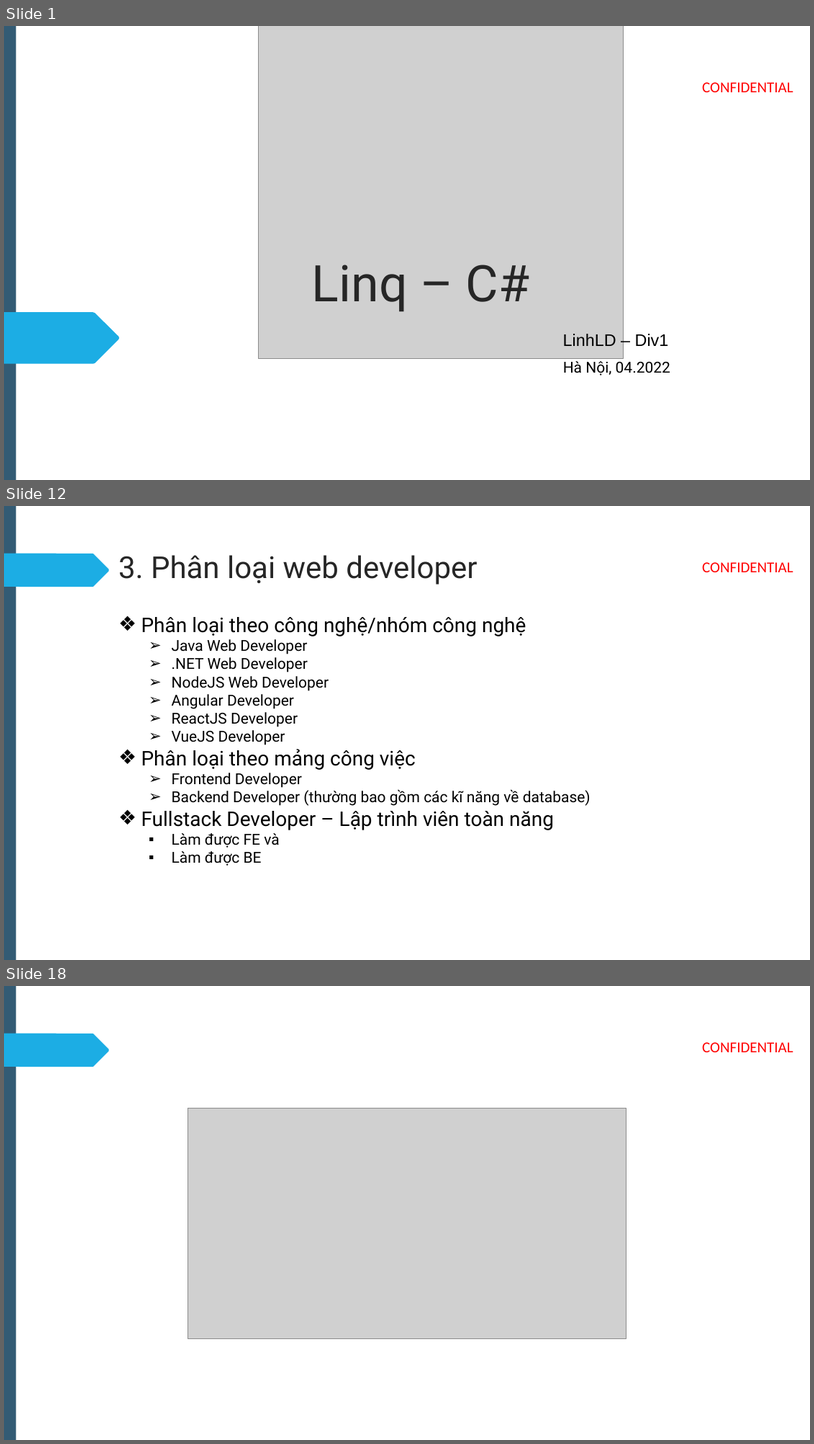
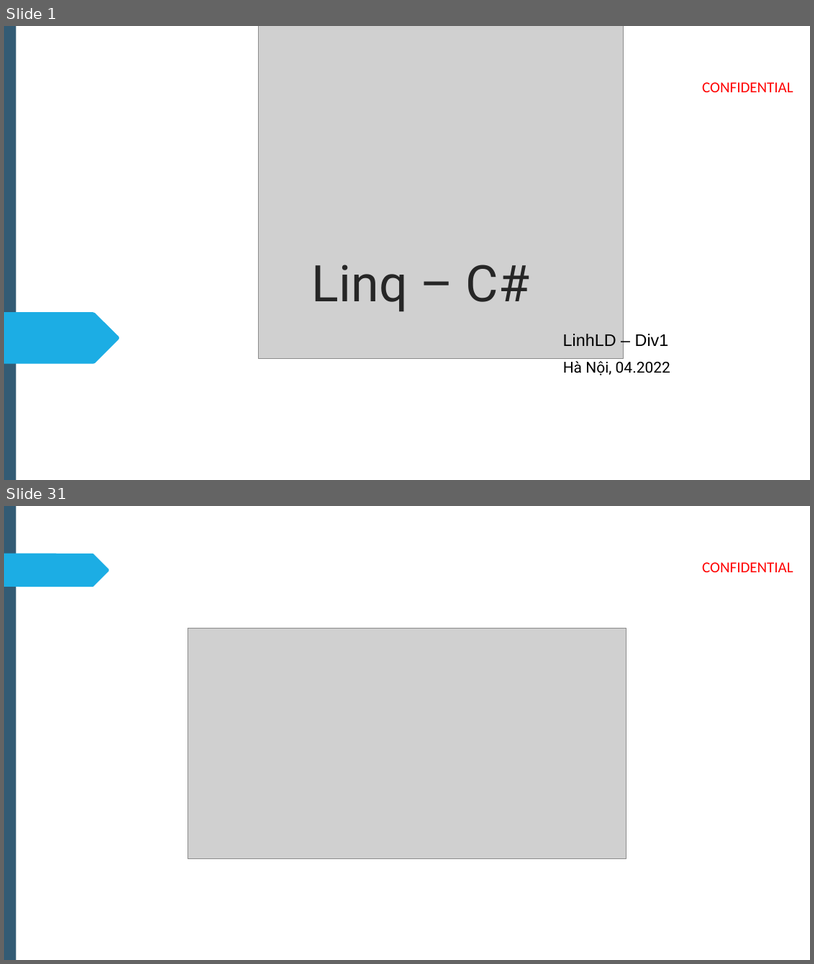
Before and after one commit to Linh-dev/Linq-CSharp, a slide deck: NWS_INTRO_WebDeveloperRoadmap.pptx. Shown one above the other, each under a label of ours: slides 1, 12 and 18 before the commit, slides 1 and 31 after it; the slides between them are not shown. The pictures are 814x1444 and 814x964 pixels, drawn with LibreOffice and Linux fonts; fonts in the diff are those of the drawing; grey boxes stand for pictures; background and template pictures are left out. Boxes give left, top, right and bottom in pixels: in the first picture for what was removed or moved away, otherwise in the second. Text is boxed around its words. In the diff, an @@ line names an element or a change of style, - is before the commit and + after.

```diff
--- a/NWS_INTRO_WebDeveloperRoadmap.pptx
+++ b/NWS_INTRO_WebDeveloperRoadmap.pptx
@@ slide 12 removed at bbox=[4, 506, 810, 960], background #FFFFFF; not listed: 3 template elements that a slide beside it also shows @@
@@ title removed at bbox=[118, 555, 477, 584] @@
-3. Phân loại web developer
@@ text removed at bbox=[142, 617, 591, 865] @@
-❖ Phân loại theo công nghệ/nhóm công nghệ
-  ➢ Java Web Developer
-  ➢ .NET Web Developer
-  ➢ NodeJS Web Developer
-  ➢ Angular Developer
-  ➢ ReactJS Developer
-  ➢ VueJS Developer
-❖ Phân loại theo mảng công việc
-  ➢ Frontend Developer
-  ➢ Backend Developer (thường bao gồm các kĩ năng về database)
-❖ Fullstack Developer – Lập trình viên toàn năng
-  ▪ Làm được FE và
-  ▪ Làm được BE
@@ what was slide 18 is now slide 31 @@
```
Also in this commit, not shown: 2 slides changed, 27 slides added, 13 other slides removed, 6 other files.
